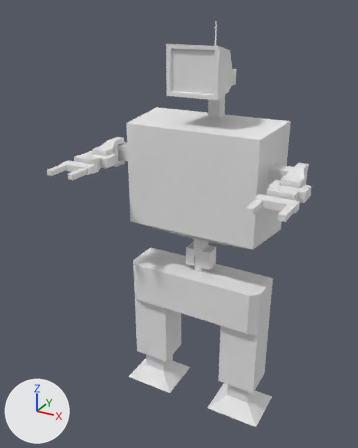
The Blender file ExternalAssets/NewBody.blend as it was, and as the next commit left it.
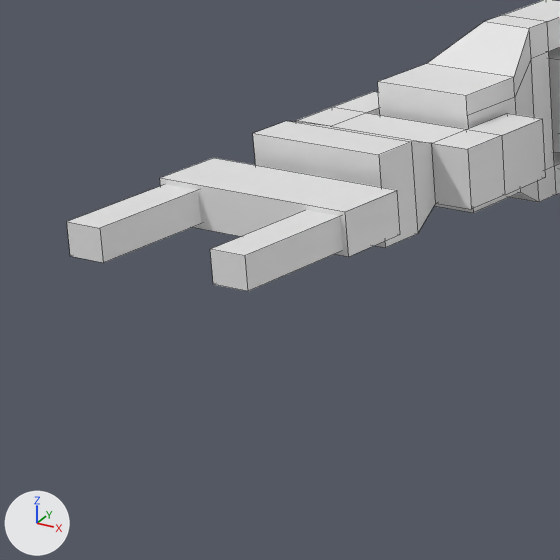
The first picture shows the older version from a 50 mm lens placed at (3.45, -7.09, 7.02), pointed at (-0.19, -0.47, 3.71). The close-ups show both versions on the part from 10% to 33% of the width and 31% to 49% of the height of that picture. Lighting does not change. The marker at lower left points along +X, +Y and +Z. The close-ups show mesh edges as thin lines.
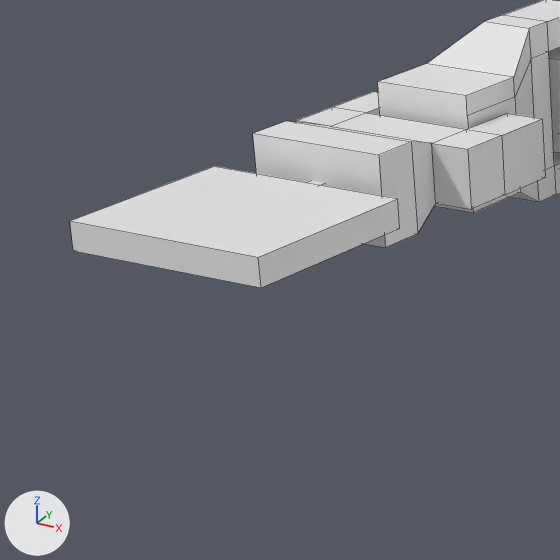
What differs and where, as boxes [x1, y1, x2, y2] in the close-ups (560 x 560 px; the box of a moved part takes in the faces that stretch with it):
'Cube.002', reshaped
    before: [67, 0, 560, 291]
    after: [70, 0, 560, 288]
part 1 of me_cube_005, deleted
    before: [67, 184, 201, 263]
part 2 of me_cube_005, deleted
    before: [210, 210, 343, 291]
part 3 of me_cube_005, moved or reshaped
    before: [160, 158, 400, 257]
    after: [70, 166, 400, 288]

Diff of the bpy script that builds the scene:
```diff
--- a/ExternalAssets/NewBody.blend.py
+++ b/ExternalAssets/NewBody.blend.py
@@ me_cube_005 @@
 me_cube_005.from_pydata(...)  # 112 vertices, 96 faces; spans x -6.25..1.0, y -12.7..1.0, z -1.84..1.84
 # used by ob_cube_002; location = (-1.14, -0.011, 4.659); scale = (0.126, 0.126, 0.126)
 # verts and faces of me_cube_005; kept vertices keep their numbers, new ones are numbered from 112
 # before: 88 (-6.25, -10.02, -0.43), 89 (-6.25, -10.02, 0.43) at pixel (159, 177), 90 (-6.25, -8.48, -0.43), 91 (-6.25, -8.48, 0.43) at pixel (213, 157), 92 (-1.85, -10.02, -0.43) at pixel (348, 256)
 # before: 93 (-1.85, -10.02, 0.43) at pixel (345, 211), 94 (-1.85, -8.48, -0.43) at pixel (400, 234), 95 (-1.85, -8.48, 0.43) at pixel (397, 190)
+# me_cube_005 part 1: the loose piece of 8 vertices spanning x -6.13..-5.34, y -12.7..-9.8, z -0.33..0.33 is deleted
+# me_cube_005 part 2: the loose piece of 8 vertices spanning x -2.77..-1.98, y -12.7..-9.8, z -0.33..0.33 is deleted
+# me_cube_005 part 3
+verts[88] = (-6.25, -12.48, -0.31)  # moved, pixel (73, 250)
+verts[92] = (-1.85, -12.48, -0.31)  # moved, pixel (261, 287)
+verts[89] = (-6.25, -12.48, 0.26)  # moved, pixel (69, 220)
+verts[93] = (-1.85, -12.48, 0.26)  # moved, pixel (258, 257)
+verts[90] = (-6.25, -8.48, -0.31)  # moved
+verts[94] = (-1.85, -8.48, -0.31)  # moved, pixel (399, 228)
+verts[91] = (-6.25, -8.48, 0.26)  # moved, pixel (214, 166)
+verts[95] = (-1.85, -8.48, 0.26)  # moved, pixel (397, 198)
```
